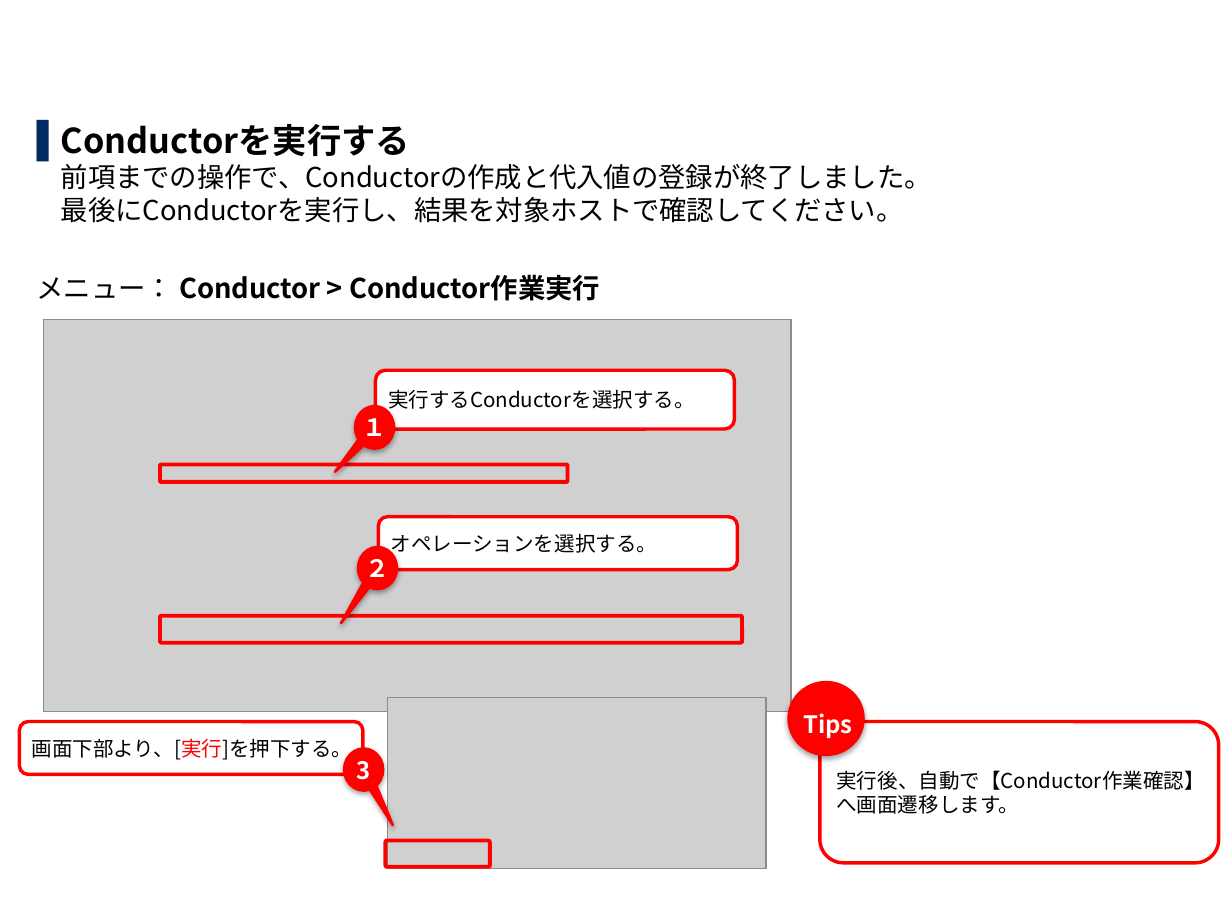
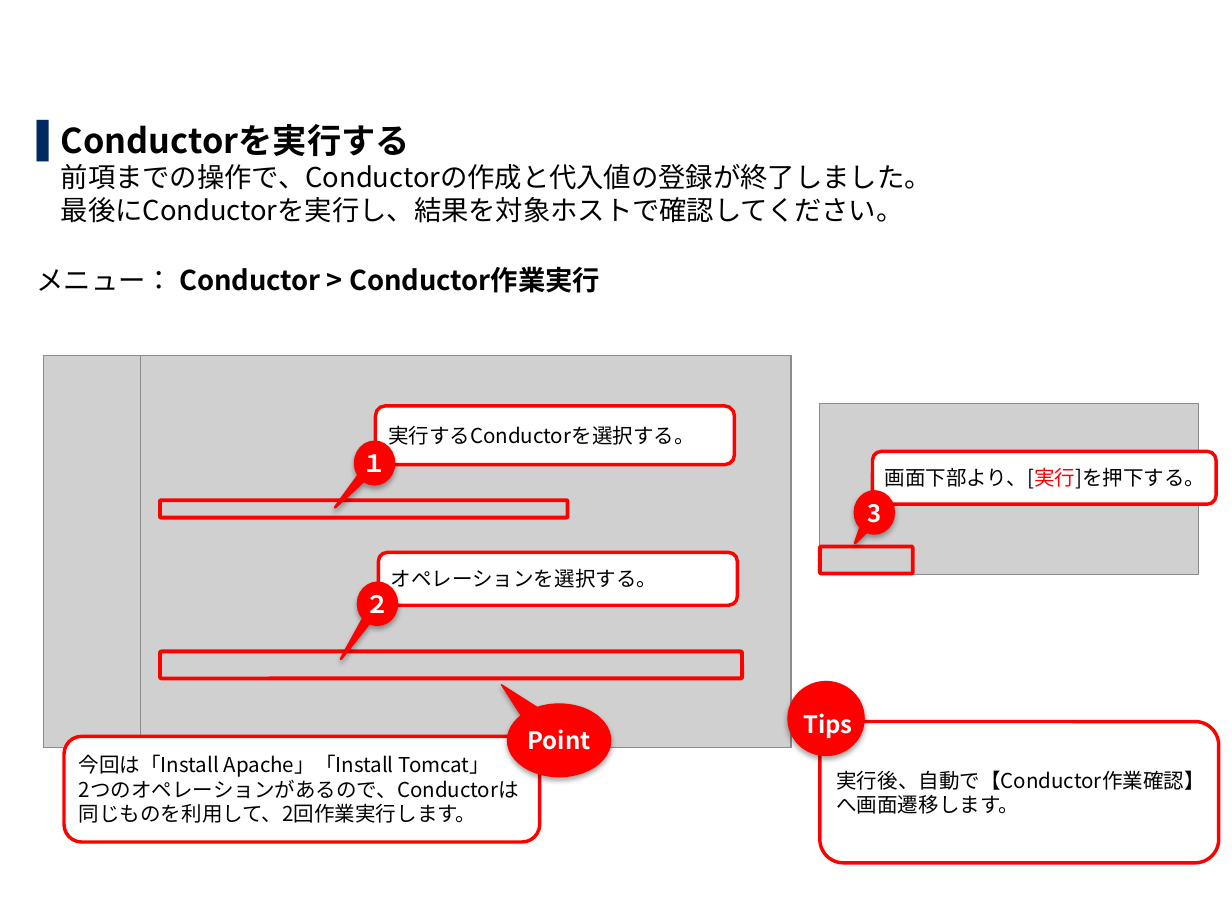
Before and after one commit to exastro-suite/it-automation-docs, a slide deck: slide 22 of asset/Learn_ja/ITA-Ansible-Driver_ja_practice.pptx. Drawn at 1232x924 pixels with LibreOffice and Linux fonts; fonts in the diff are those of the drawing; grey boxes stand for pictures; background and template pictures are left out. Boxes give left, top, right and bottom in pixels: in the first picture for what was removed or moved away, otherwise in the second. Text is boxed around its words. In the diff, an @@ line names an element or a change of style, - is before the commit and + after.

```diff
--- a/asset/Learn_ja/ITA-Ansible-Driver_ja_practice.pptx
+++ b/asset/Learn_ja/ITA-Ansible-Driver_ja_practice.pptx
@@ picture added at bbox=[44, 355, 140, 747] @@
@@ picture: place and size @@
-picture at bbox=[388, 697, 766, 869]
+picture at bbox=[819, 403, 1198, 574]
@@ rounded rectangle "画面下部より、[実行]を押下する。": place and size @@
-rounded rectangle "画面下部より、[実行]を押下する。" at bbox=[20, 722, 363, 775]
+rounded rectangle "画面下部より、[実行]を押下する。" at bbox=[872, 451, 1216, 504]
@@ speech bubble "3": place and size @@
-speech bubble "3" at bbox=[344, 749, 383, 791]
+speech bubble "3" at bbox=[855, 492, 894, 533]
@@ speech bubble "3" at bbox=[855, 492, 894, 533]: proportions changed @@
@@ rounded rectangle: place and size @@
-rounded rectangle at bbox=[386, 840, 490, 866]
+rounded rectangle at bbox=[819, 547, 912, 574]
@@ 4 rounded rectangles, 2 speech bubbles, 1 picture: place and size @@
-4 rounded rectangles, 2 speech bubbles, 1 picture at bbox=[43, 319, 791, 711]
+4 rounded rectangles, 2 speech bubbles, 1 picture at bbox=[43, 355, 791, 747]
@@ speech bubble added at bbox=[508, 703, 611, 776], fill #FF0000, outline #FF0000 0.75 pt, 14 pt, text #FFFFFF, bold @@
+Point
@@ rounded rectangle added at bbox=[64, 737, 540, 843], fill #FFFFFF, outline #FF0000 2 pt, 12 pt, text #000000 @@
+今回は「Install Apache」「Install Tomcat」
+2つのオペレーションがあるので、Conductorは
+同じものを利用して、2回作業実行します。
```
Also in this commit, not shown: 27 other slides changed, 1 other file.
